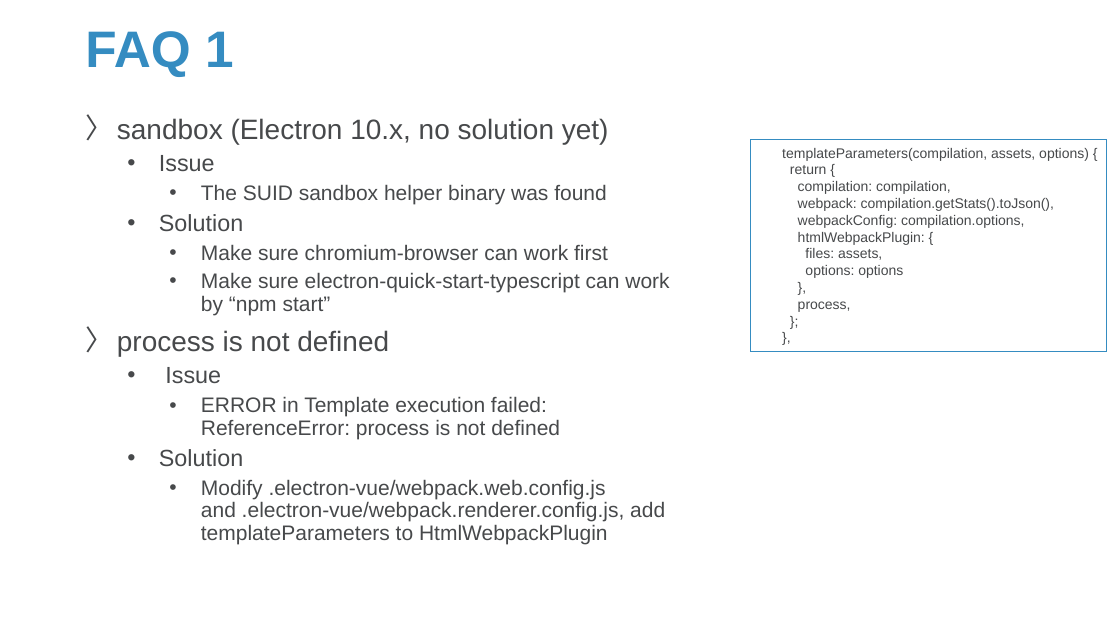
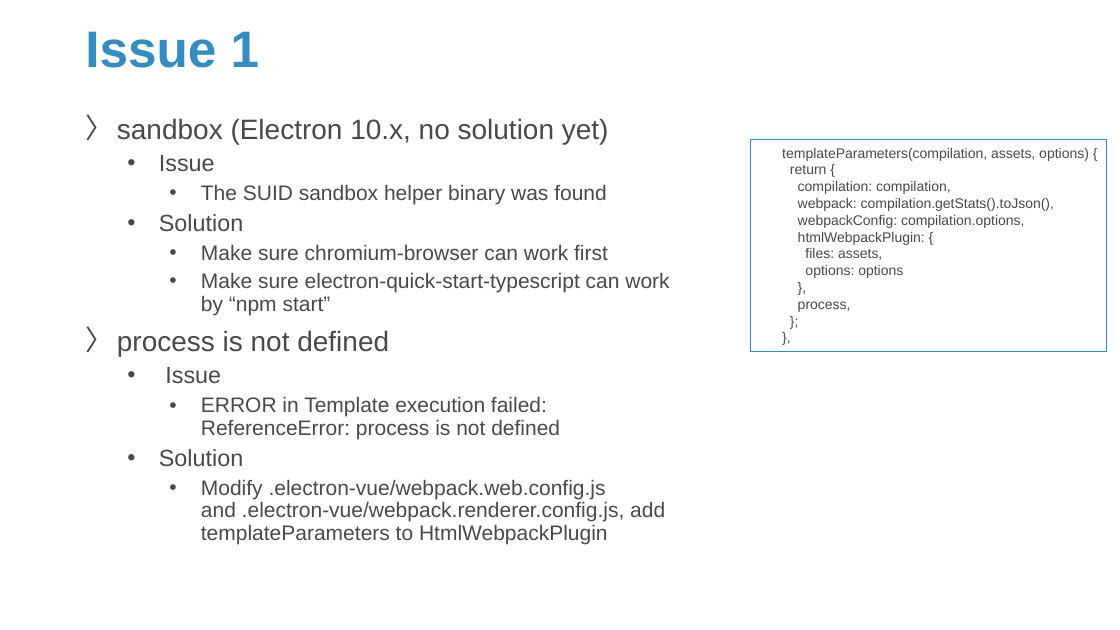
Before and after one commit to Sparks-Lu/TechNotes, a slide deck: slide 31 of Web/Electron-Notes.pptx (slide 24 before the commit). Drawn at 1120x630 pixels with LibreOffice and Linux fonts; fonts in the diff are those of the drawing; background and template pictures are left out. Boxes give left, top, right and bottom in pixels: in the first picture for what was removed or moved away, otherwise in the second. Text is boxed around its words. In the diff, an @@ line names an element or a change of style, - is before the commit and + after.

```diff
--- a/Web/Electron-Notes.pptx
+++ b/Web/Electron-Notes.pptx
@@ title at bbox=[85, 31, 260, 68]: text changed @@
-FAQ 1
+Issue 1
```
Also in this commit, not shown: 11 other slides changed, 11 slides added, 8 other files.
